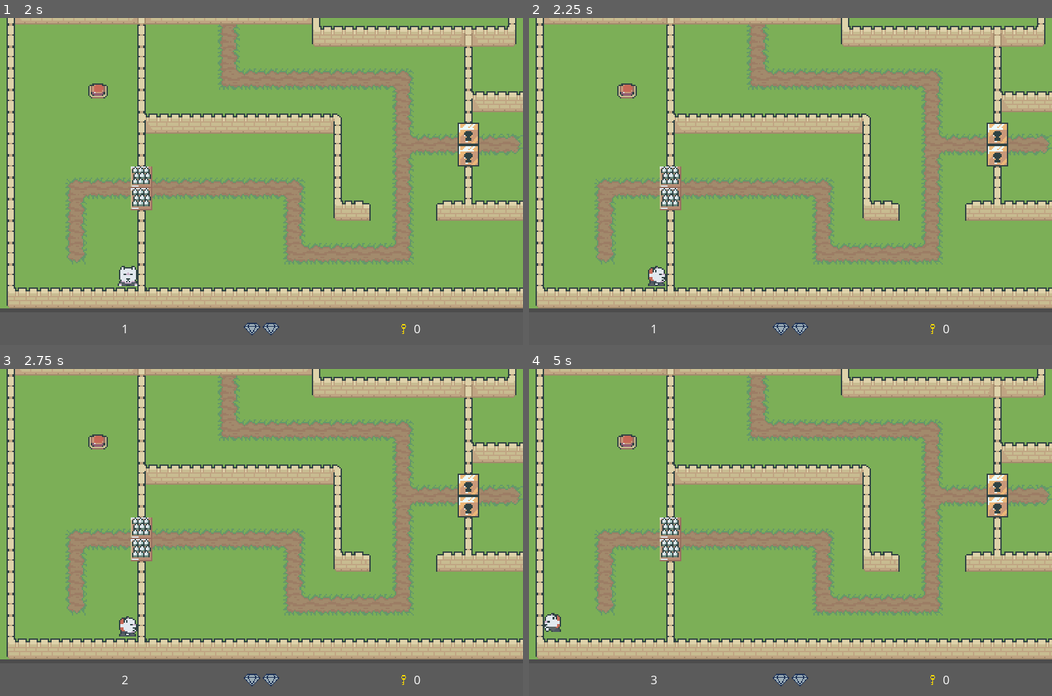
Above: before the commit, frames 1-4 (two rows, left to right).
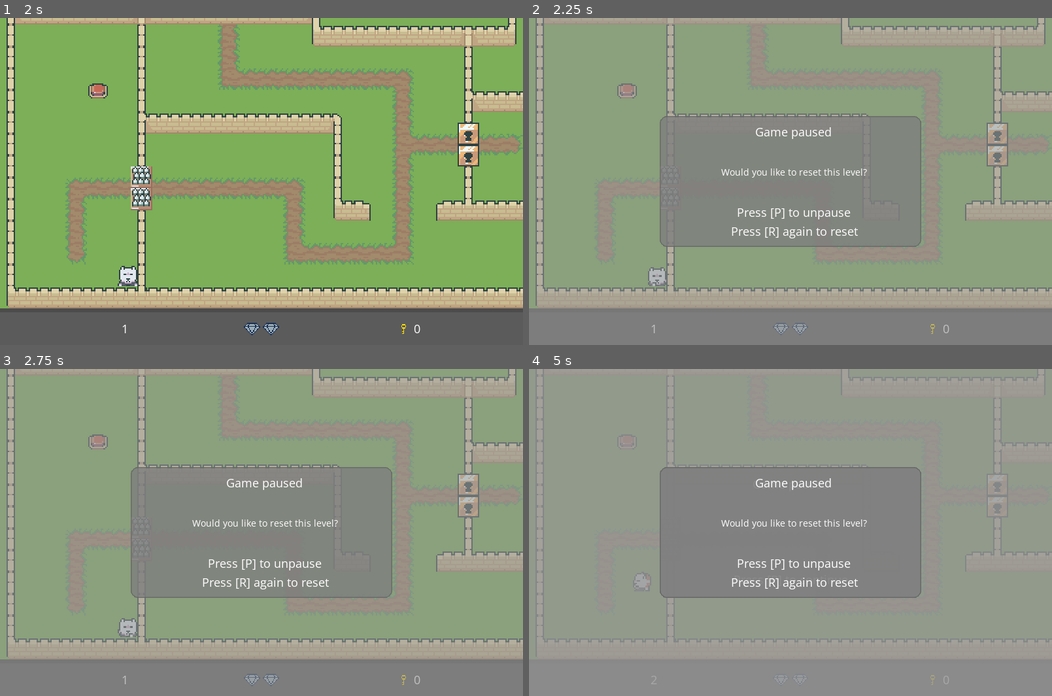
Above: after the commit, the same moments.

Repository: ivocoumans/myfirstgamejam2024
Game: Godot game, scene res://screens/GameplayScreen.tscn
Same seed, same stepped clock (60 frames per second), same inputs: the game is played once before the commit and once after it.
Inputs:
- Up to frame 1 (2 s): tap Enter (ui_accept) at 0.5, 0.77, 1.52 s; hold D (ui_right) 0.53-1.28 s; hold S (ui_down) from 1.28 s (still down)
- Up to frame 2 (2.25 s): tap R (ui_reset, bound only after the commit) at 2 s; release S (ui_down) at 2.03 s; hold D (ui_right) from 2.03 s (still down)
- Up to frame 3 (2.75 s): keep holding D (ui_right)
- Up to frame 4 (5 s): tap P (ui_pause) at 2.75, 3.5, 4.15, 4.25 s; release D (ui_right) at 2.78 s; hold W (ui_up) 2.78-3.53 s; tap Enter (ui_accept) at 3.02, 3.77, 4.52 s; hold A (ui_left) from 3.53 s (still down); tap R (ui_reset, bound only after the commit) at 4.9 s

Frame 1 is identical in both runs. In frame 2, 95% of the frame differs, in the area x 0-100%, y 0-100%; in frame 3, 96%; in frame 4, 100%.

Commit message:
565: bugs; reset game, and gems not resetting

Diff:
--- a/globals/globals.gd
+++ b/globals/globals.gd
@@ -73,7 +73,9 @@
 	_light_state = LightState.Light
 	_keys = 0
 	_time = 0
+	_gems = 0
 
 	EventBus.emit_light_state_changed()
 	EventBus.emit_keys_changed()
 	EventBus.emit_time_changed()
+	EventBus.emit_gems_changed()
--- a/objects/Block.gd
+++ b/objects/Block.gd
@@ -8,6 +8,11 @@
 var velocity = Vector2.ZERO
 var is_playing_sfx = false
 var sfx_timer = 0
+var _initial_position = Vector2.ZERO
+
+
+func _ready():
+	_initial_position = position
 
 
 func _process(delta):
--- a/project.godot
+++ b/project.godot
@@ -122,6 +122,12 @@
 , Object(InputEventJoypadButton,"resource_local_to_scene":false,"resource_name":"","device":-1,"button_index":10,"pressure":0.0,"pressed":false,"script":null)
  ]
 }
+ui_reset={
+"deadzone": 0.5,
+"events": [ Object(InputEventKey,"resource_local_to_scene":false,"resource_name":"","device":0,"alt":false,"shift":false,"control":false,"meta":false,"command":false,"pressed":false,"scancode":82,"physical_scancode":0,"unicode":0,"echo":false,"script":null)
+, Object(InputEventJoypadButton,"resource_local_to_scene":false,"resource_name":"","device":-1,"button_index":3,"pressure":0.0,"pressed":false,"script":null)
+ ]
+}
 
 [physics]
 
--- a/screens/GameplayScreen.gd
+++ b/screens/GameplayScreen.gd
@@ -14,6 +14,7 @@
 onready var fx_light = $World/Light
 onready var fx_dark = $World/Dark
 onready var game_paused_modal = $CanvasLayer/UI/GamePausedModal
+onready var game_reset_modal = $CanvasLayer/UI/GameResetModal
 onready var level_finished_modal = $CanvasLayer/UI/LevelFinishedModal
 onready var game_finished_modal = $CanvasLayer/UI/GameFinishedModal
 
@@ -109,6 +110,7 @@
 	var is_game_finished = game_finished_modal.visible
 	var is_level_finished = level_finished_modal.visible
 	var is_game_paused = game_paused_modal.visible
+	var is_game_reset = game_reset_modal.visible
 
 	if event.is_action_pressed("ui_cancel"):
 		get_tree().quit()
@@ -123,8 +125,19 @@
 			_next_level()
 	else:
 		if event.is_action_pressed("ui_pause"):
-			game_paused_modal.visible = !is_game_paused
-			_pause_game(!is_game_paused)
+			if is_game_reset:
+				game_reset_modal.visible = false
+				_pause_game(false)
+			else:
+				game_paused_modal.visible = !is_game_paused
+				_pause_game(!is_game_paused)
+		elif event.is_action_pressed("ui_reset"):
+			if is_game_reset:
+				_reset_level()
+				game_reset_modal.visible = false
+			else:
+				game_reset_modal.visible = true
+				_pause_game(true)
 
 	if OS.is_debug_build():
 		if !is_paused and event.is_action_released("ui_debug"):
@@ -148,6 +161,11 @@
 	$World/Camera2D.position = $World/Player.position
 
 
+func _reset_level():
+	current_level -= 1
+	_next_level()
+
+
 func _next_level():
 	current_level += 1
 	if current_level >= levels.size():
--- a/ui/UI.tscn
+++ b/ui/UI.tscn
@@ -6,6 +6,7 @@
 [ext_resource path="res://ui/modals/GamePausedModal.tscn" type="PackedScene" id=4]
 [ext_resource path="res://ui/modals/LevelFinishedModal.tscn" type="PackedScene" id=5]
 [ext_resource path="res://ui/GemDisplay.tscn" type="PackedScene" id=6]
+[ext_resource path="res://ui/modals/GameResetModal.tscn" type="PackedScene" id=7]
 
 [node name="UI" type="Control"]
 anchor_right = 1.0
@@ -52,3 +53,6 @@
 
 [node name="GameFinishedModal" parent="." instance=ExtResource( 2 )]
 visible = false
+
+[node name="GameResetModal" parent="." instance=ExtResource( 7 )]
+visible = false
--- /dev/null
+++ b/ui/modals/GameResetModal.tscn
@@ -0,0 +1,81 @@
+[gd_scene load_steps=5 format=2]
+
+[ext_resource path="res://assets/Theme.tres" type="Theme" id=1]
+[ext_resource path="res://assets/FontTitle.tres" type="DynamicFont" id=2]
+[ext_resource path="res://assets/FontSub.tres" type="DynamicFont" id=3]
+
+[sub_resource type="StyleBoxFlat" id=1]
+bg_color = Color( 0.490196, 0.490196, 0.490196, 0.784314 )
+border_width_left = 2
+border_width_top = 2
+border_width_right = 2
+border_width_bottom = 2
+border_color = Color( 0.392157, 0.392157, 0.392157, 0.882353 )
+corner_radius_top_left = 15
+corner_radius_top_right = 15
+corner_radius_bottom_right = 15
+corner_radius_bottom_left = 15
+
+[node name="GameResetModal" type="Control"]
+anchor_right = 1.0
+anchor_bottom = 1.0
+
+[node name="Background" type="ColorRect" parent="."]
+anchor_right = 1.0
+anchor_bottom = 1.0
+color = Color( 0.588235, 0.588235, 0.588235, 0.588235 )
+
+[node name="Panel" type="Panel" parent="."]
+anchor_left = 0.5
+anchor_top = 0.5
+anchor_right = 0.5
+anchor_bottom = 0.5
+margin_left = -256.0
+margin_top = -128.0
+margin_right = 256.0
+margin_bottom = 128.0
+theme = ExtResource( 1 )
+custom_styles/panel = SubResource( 1 )
+
+[node name="VBoxContainer" type="VBoxContainer" parent="."]
+anchor_left = 0.5
+anchor_top = 0.5
+anchor_right = 0.5
+anchor_bottom = 0.5
+margin_left = -137.5
+margin_top = -126.5
+margin_right = 137.5
+margin_bottom = 126.5
+custom_constants/separation = 50
+alignment = 1
+
+[node name="Label" type="Label" parent="VBoxContainer"]
+margin_top = 11.0
+margin_right = 282.0
+margin_bottom = 45.0
+theme = ExtResource( 1 )
+custom_fonts/font = ExtResource( 2 )
+text = "Game paused"
+align = 1
+valign = 1
+
+[node name="Label2" type="Label" parent="VBoxContainer"]
+margin_top = 95.0
+margin_right = 282.0
+margin_bottom = 121.0
+theme = ExtResource( 1 )
+custom_fonts/font = ExtResource( 3 )
+text = "Would you like to reset this level?"
+align = 1
+valign = 1
+
+[node name="Label3" type="Label" parent="VBoxContainer"]
+margin_top = 171.0
+margin_right = 282.0
+margin_bottom = 242.0
+theme = ExtResource( 1 )
+custom_fonts/font = ExtResource( 2 )
+text = "Press [P] to unpause
+Press [R] again to reset"
+align = 1
+valign = 1
Not shown: 1 places in ui/UI.tscn that only renumber resources
